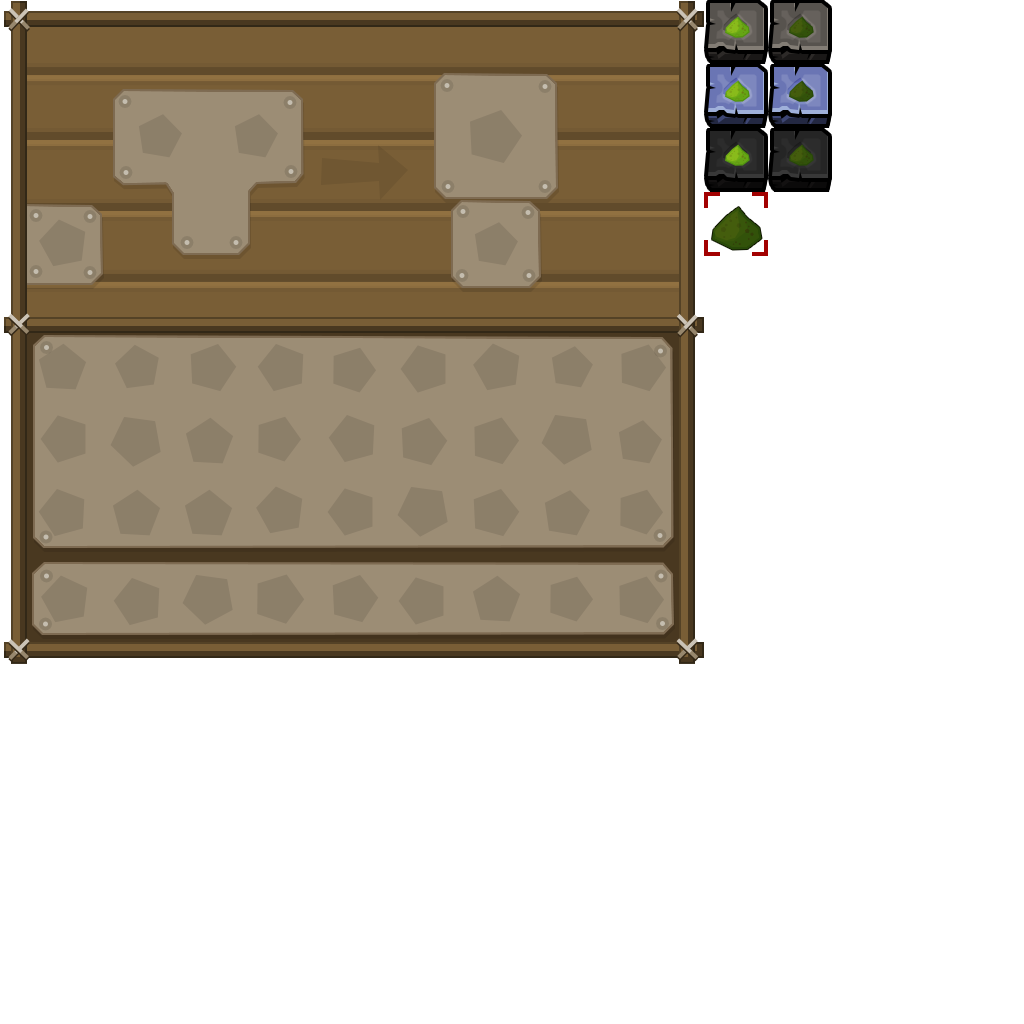
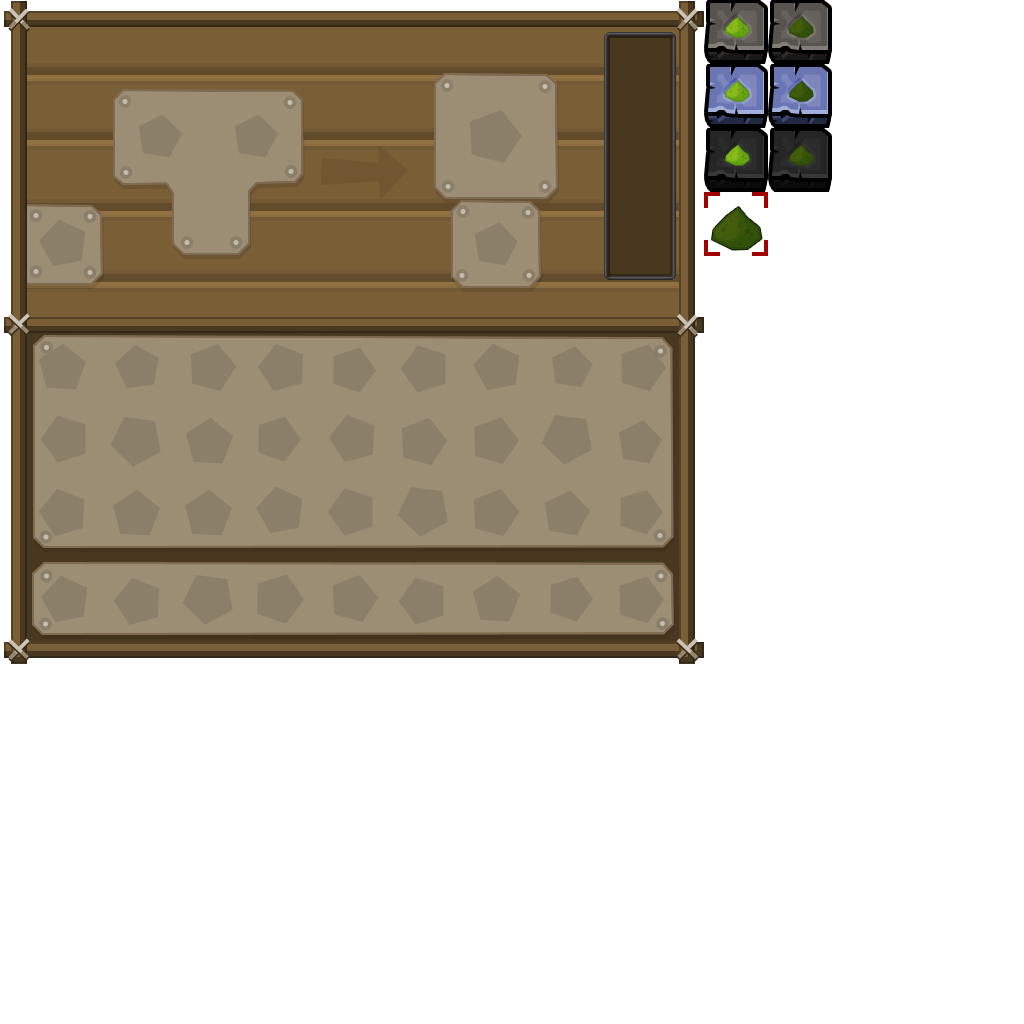
The second 1024x1024 image is a revision of the first. Changes to its layers:
added group "fluid large" with 2 layers above "dust copy 5" over [604, 32, 676, 280]
added layer "Shape 1" in group "fluid large" over [604, 32, 676, 280]
added layer "Rectangle 1" (1st of 2, in "fluid large") in group "fluid large" over [608, 36, 672, 276]
